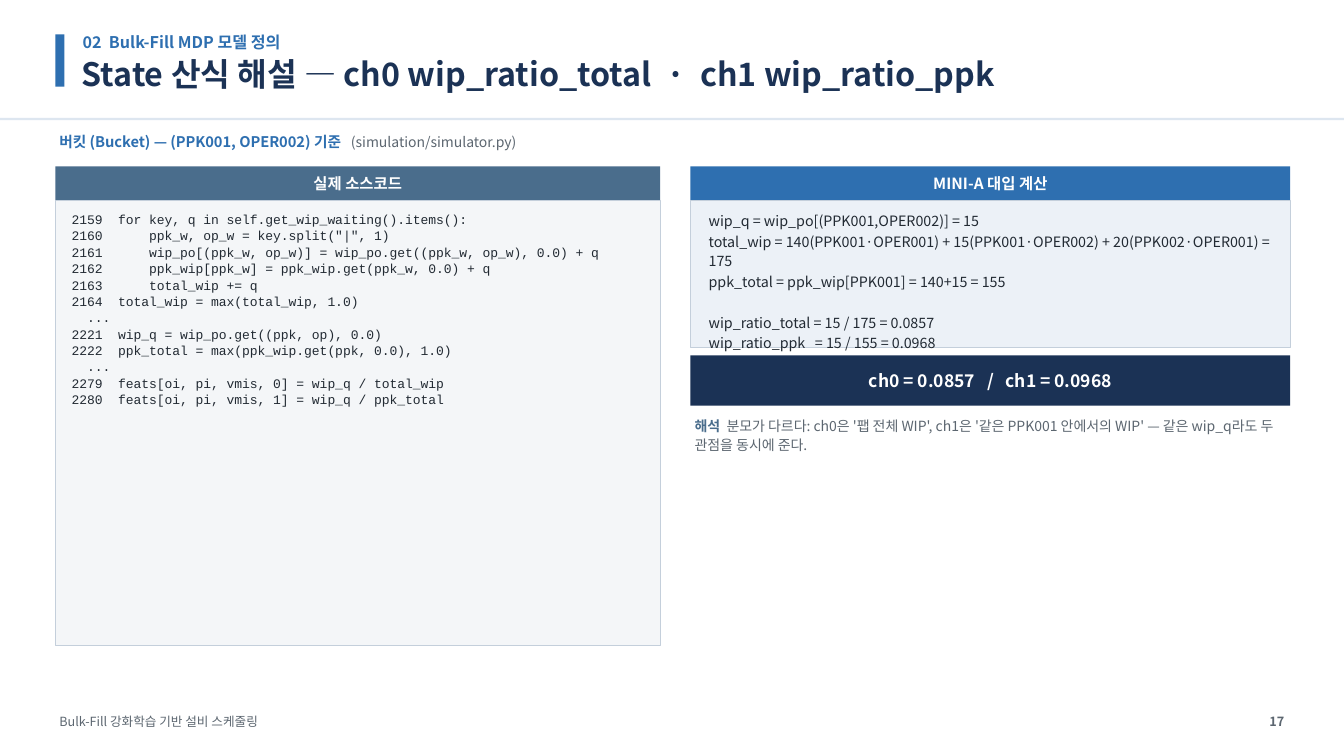
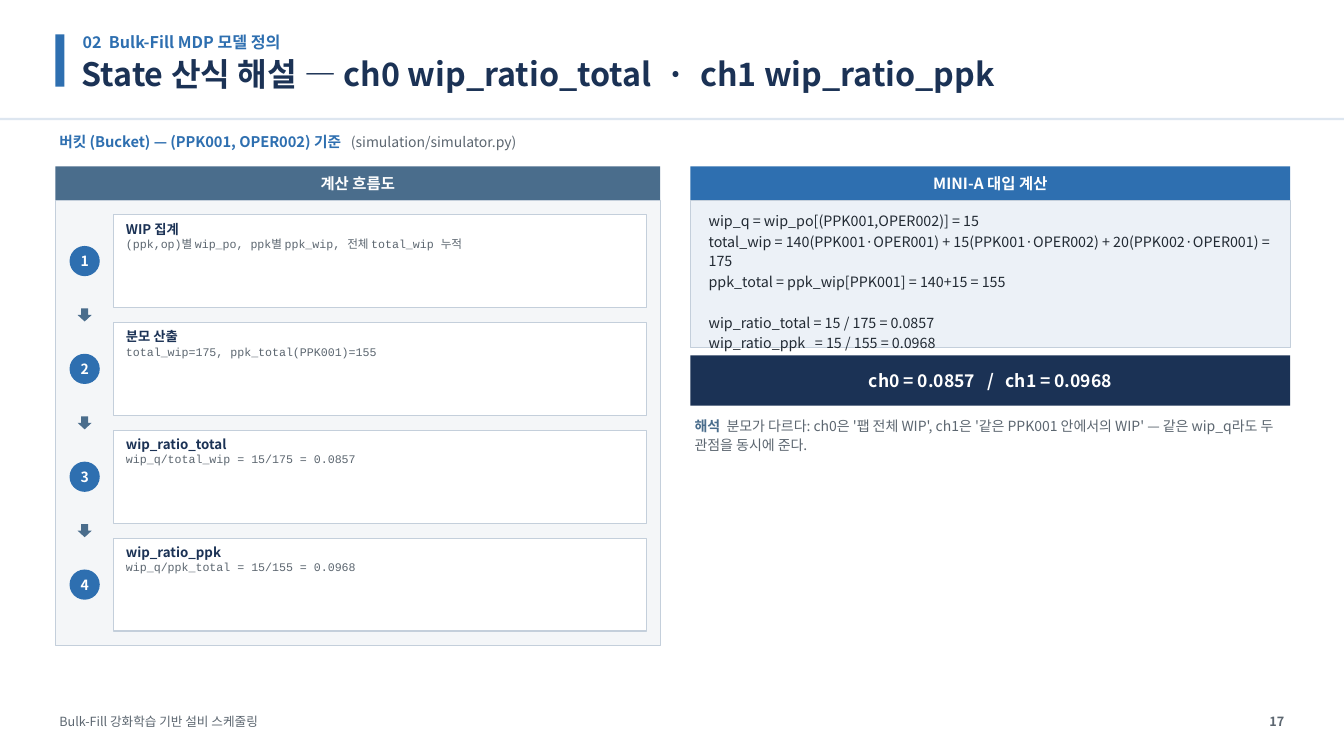
Before and after one commit to relighting123/pjt_scheduling, a slide deck: slide 17 of docs/스케줄링_발표자료.pptx. Drawn at 1344x756 pixels with LibreOffice and Linux fonts; fonts in the diff are those of the drawing. Boxes give left, top, right and bottom in pixels: in the first picture for what was removed or moved away, otherwise in the second. Text is boxed around its words. In the diff, an @@ line names an element or a change of style, - is before the commit and + after.

```diff
--- a/docs/스케줄링_발표자료.pptx
+++ b/docs/스케줄링_발표자료.pptx
@@ text at (321,176,395,191): text changed @@
-실제 소스코드
+계산 흐름도
@@ text removed at (72,215,599,407) @@
-2159 for key, q in self.get_wip_waiting().items():
-2160 ppk_w, op_w = key.split("|", 1)
-2161 wip_po[(ppk_w, op_w)] = wip_po.get((ppk_w, op_w), 0.0) + q
-2162 ppk_wip[ppk_w] = ppk_wip.get(ppk_w, 0.0) + q
-2163 total_wip += q
-2164 total_wip = max(total_wip, 1.0)
-...
-2221 wip_q = wip_po.get((ppk, op), 0.0)
-2222 ppk_total = max(ppk_wip.get(ppk, 0.0), 1.0)
-...
-2279 feats[oi, pi, vmis, 0] = wip_q / total_wip
-2280 feats[oi, pi, vmis, 1] = wip_q / ppk_total
@@ rectangle added at (114,215,646,308), fill #FFFFFF, outline #C4CFDB 0.75 pt @@
@@ text added at (126,223,462,251), 8.3 pt, text #5C6670 @@
+WIP 집계
+(ppk,op)별 wip_po, ppk별 ppk_wip, 전체 total_wip 누적
@@ ellipse added at (70,246,100,276), fill #2E6FB0 @@
@@ text added at (81,255,89,266), 10 pt, text #FFFFFF, bold @@
+1
@@ down arrow added at (78,309,92,322), fill #4A6D8C @@
@@ rectangle added at (114,323,646,415), fill #FFFFFF, outline #C4CFDB 0.75 pt @@
@@ ellipse added at (70,354,100,384), fill #2E6FB0 @@
@@ text added at (126,330,376,359), 8.3 pt, text #5C6670 @@
+분모 산출
+total_wip=175, ppk_total(PPK001)=155
@@ text added at (81,363,89,374), 10 pt, text #FFFFFF, bold @@
+2
@@ down arrow added at (78,416,92,430), fill #4A6D8C @@
@@ rectangle added at (114,431,646,523), fill #FFFFFF, outline #C4CFDB 0.75 pt @@
@@ text added at (126,438,356,466), 8.3 pt, text #5C6670 @@
+wip_ratio_total
+wip_q/total_wip = 15/175 = 0.0857
@@ ellipse added at (70,462,100,492), fill #2E6FB0 @@
@@ text added at (81,471,89,482), 10 pt, text #FFFFFF, bold @@
+3
@@ down arrow added at (78,524,92,537), fill #4A6D8C @@
@@ rectangle added at (114,538,646,631), fill #FFFFFF, outline #C4CFDB 0.75 pt @@
@@ text added at (126,546,356,574), 8.3 pt, text #5C6670 @@
+wip_ratio_ppk
+wip_q/ppk_total = 15/155 = 0.0968
@@ ellipse added at (70,570,100,600), fill #2E6FB0 @@
@@ text added at (81,579,89,590), 10 pt, text #FFFFFF, bold @@
+4
```
Also in this commit, not shown: 14 other slides changed.
